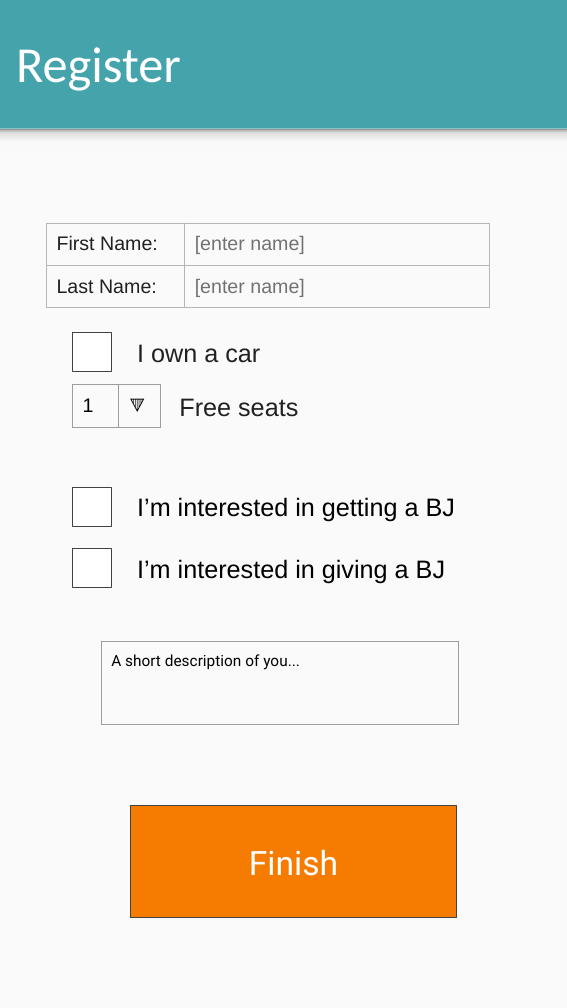
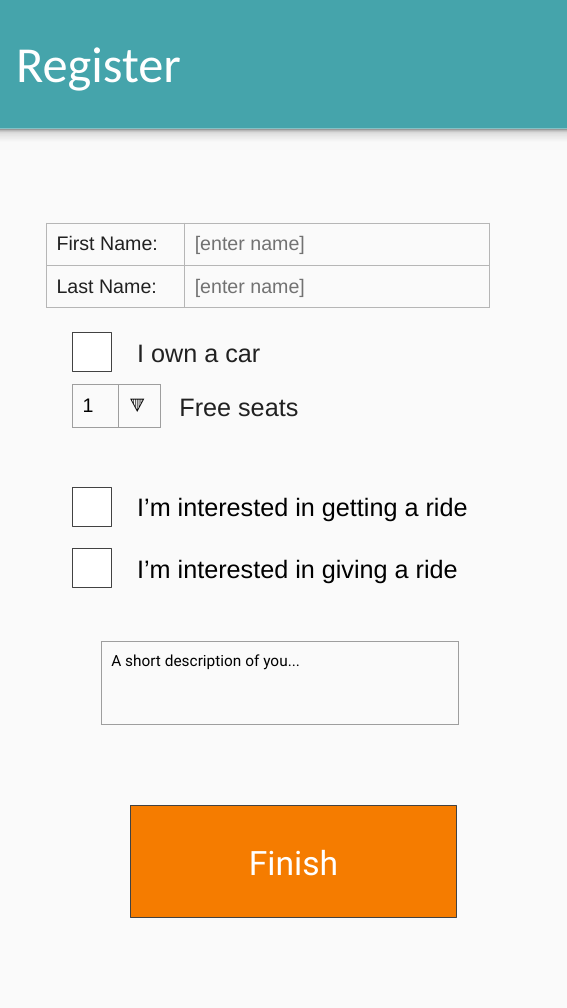
Before and after one commit to sw605/rapportsw6, a slide deck: slide 2 of figures/GUI.pptx. Drawn at 567x1008 pixels with LibreOffice and Linux fonts; fonts in the diff are those of the drawing. Boxes give left, top, right and bottom in pixels: in the first picture for what was removed or moved away, otherwise in the second. Text is boxed around its words. In the diff, an @@ line names an element or a change of style, - is before the commit and + after.

```diff
--- a/figures/GUI.pptx
+++ b/figures/GUI.pptx
@@ text at (x1=137, y1=497, x2=468, y2=522): text changed @@
-I’m interested in getting a BJ
+I’m interested in getting a ride
@@ text at (x1=137, y1=559, x2=458, y2=583): text changed @@
-I’m interested in giving a BJ
+I’m interested in giving a ride
```
Also in this commit, not shown: 1 other file.
